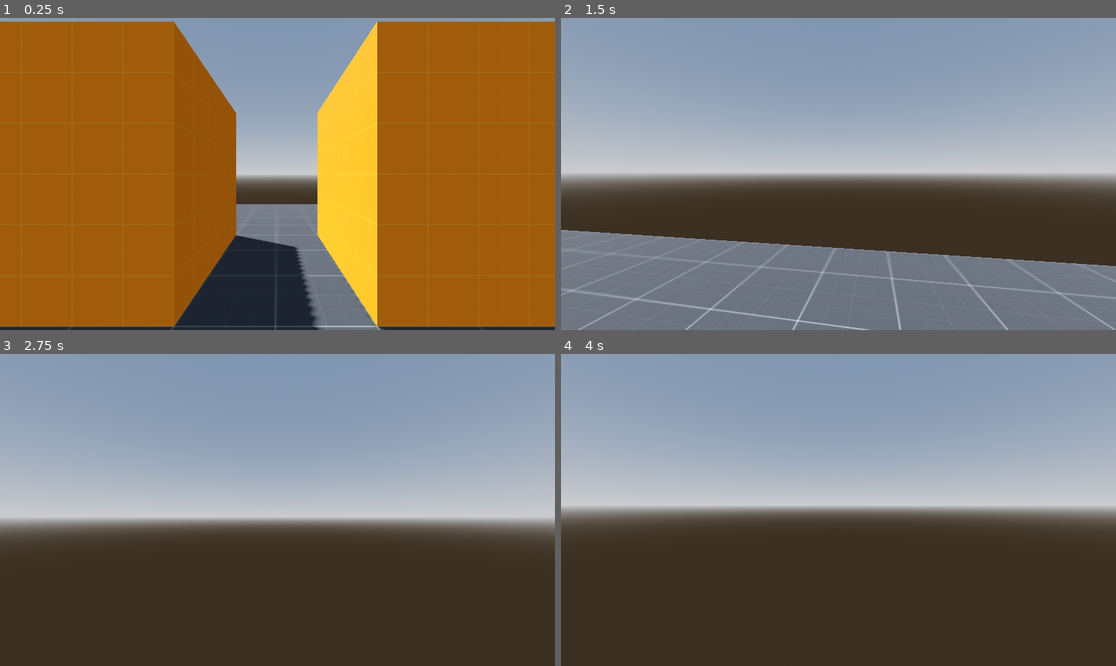
Above: before the commit, frames 1-4 (two rows, left to right).
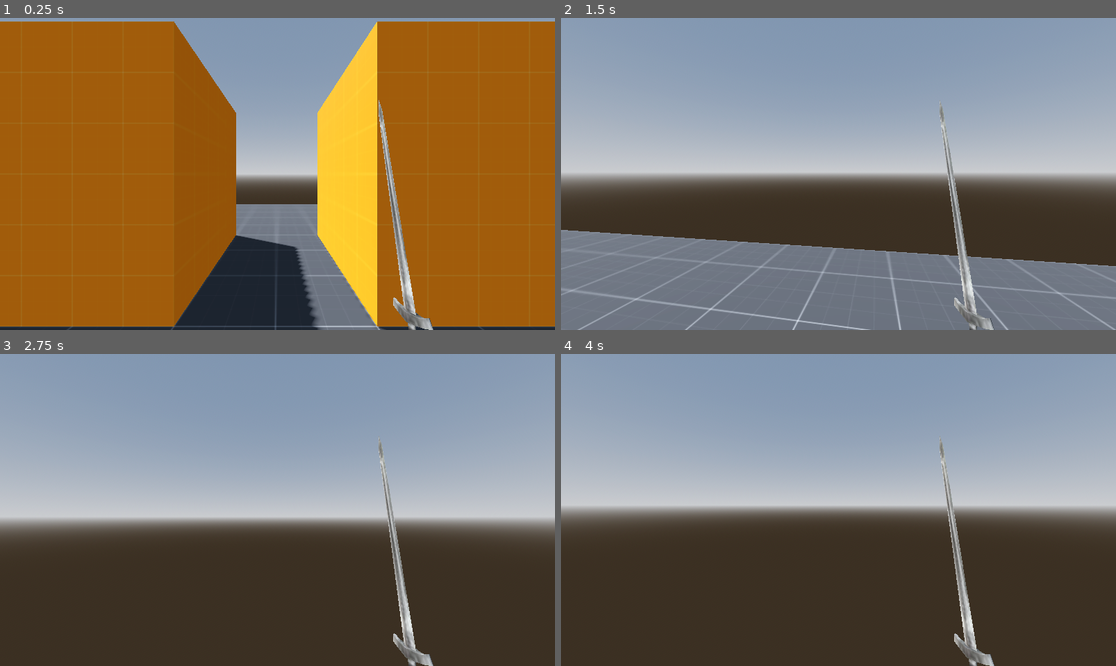
Above: after the commit, the same moments.

Repository: legobook/tenebris-peak
Game: Godot game, scene res://scenes/world.tscn
Two runs of this game, one before a commit and one after it. Both use one fixed random seed, a clock stepped at 60 frames per second and the inputs below.
Inputs (mouse positions are in pixels of both pictures, inside the frame that each line leads up to):
- Up to frame 1 (0.25 s): no input
- Up to frame 2 (1.5 s): tap Enter at 0.5 s; move the mouse to (866, 174) at 0.52 s; hold W (player_forward) from 0.53 s (still down); move the mouse to (810, 174) at 1.27 s
- Up to frame 3 (2.75 s): keep holding W (player_forward); move the mouse to (288, 503) at 2.02 s
- Up to frame 4 (4 s): keep holding W (player_forward); tap Space at 2.75 s; move the mouse to (832, 516) at 2.77 s; tap Enter at 3.5 s; move the mouse to (877, 513) at 3.52 s

The runs differ from the first frame. In frame 1, 1.2% of the frame differs, in the area x 68-79%, y 26-100%; in frame 2, 1.0%; in frame 3, 1.1%; in frame 4, 1.1%.

Commit message:
Verison 0.1.2 fix

Diff:
--- a/scenes/player.tscn
+++ b/scenes/player.tscn
@@ -1,6 +1,7 @@
-[gd_scene load_steps=4 format=3 uid="uid://50bi7u6u55dc"]
+[gd_scene load_steps=5 format=3 uid="uid://50bi7u6u55dc"]
 
 [ext_resource type="Script" uid="uid://cmdtiokb3ussf" path="res://scripts/player.gd" id="1_3vyb7"]
+[ext_resource type="PackedScene" uid="uid://dwohfcs88ei2u" path="res://models/sword/sword.fbx" id="2_g2els"]
 
 [sub_resource type="CapsuleMesh" id="CapsuleMesh_rwgxs"]
 
@@ -25,3 +26,7 @@
 transform = Transform3D(1, 0, 0, 0, 1, 0, 0, 0, 1, 0, 0.5, 0)
 
 [node name="ItemPivot" type="Node3D" parent="CameraPivot/Camera3D"]
+transform = Transform3D(1, -1.13133e-08, -1.48943e-09, 1.13133e-08, 0.965926, 0.258819, -1.48943e-09, -0.258819, 0.965926, 0.4, -0.5, -0.6)
+
+[node name="Sword" parent="CameraPivot/Camera3D/ItemPivot" instance=ExtResource("2_g2els")]
+transform = Transform3D(-4.71054e-08, 6.13988e-15, -1, -6.94197e-28, -1.28978, -2.31272e-15, -1.07765, 1.19209e-07, 4.37114e-08, 0.0999999, 0.948357, -0.167303)
--- a/scenes/world.tscn
+++ b/scenes/world.tscn
@@ -31,7 +31,7 @@
 [node name="World" type="Node3D"]
 
 [node name="DirectionalLight3D" type="DirectionalLight3D" parent="."]
-transform = Transform3D(-0.866025, -0.433013, 0.25, 0, 0.5, 0.866025, -0.5, 0.75, -0.433013, 0, 0, 0)
+transform = Transform3D(-0.866025, -0.433013, 0.25, -9.83849e-09, 0.5, 0.866025, -0.5, 0.75, -0.433013, 0, 0, 0)
 shadow_enabled = true
 
 [node name="WorldEnvironment" type="WorldEnvironment" parent="."]
Binary file added: models/sword/EspadaRef.png
Not shown, added: models/sword/EspadaRef.png.import
Binary file added: models/sword/sword.fbx
Not shown, added: models/sword/sword.fbx.import
Not shown, changed: README.md
